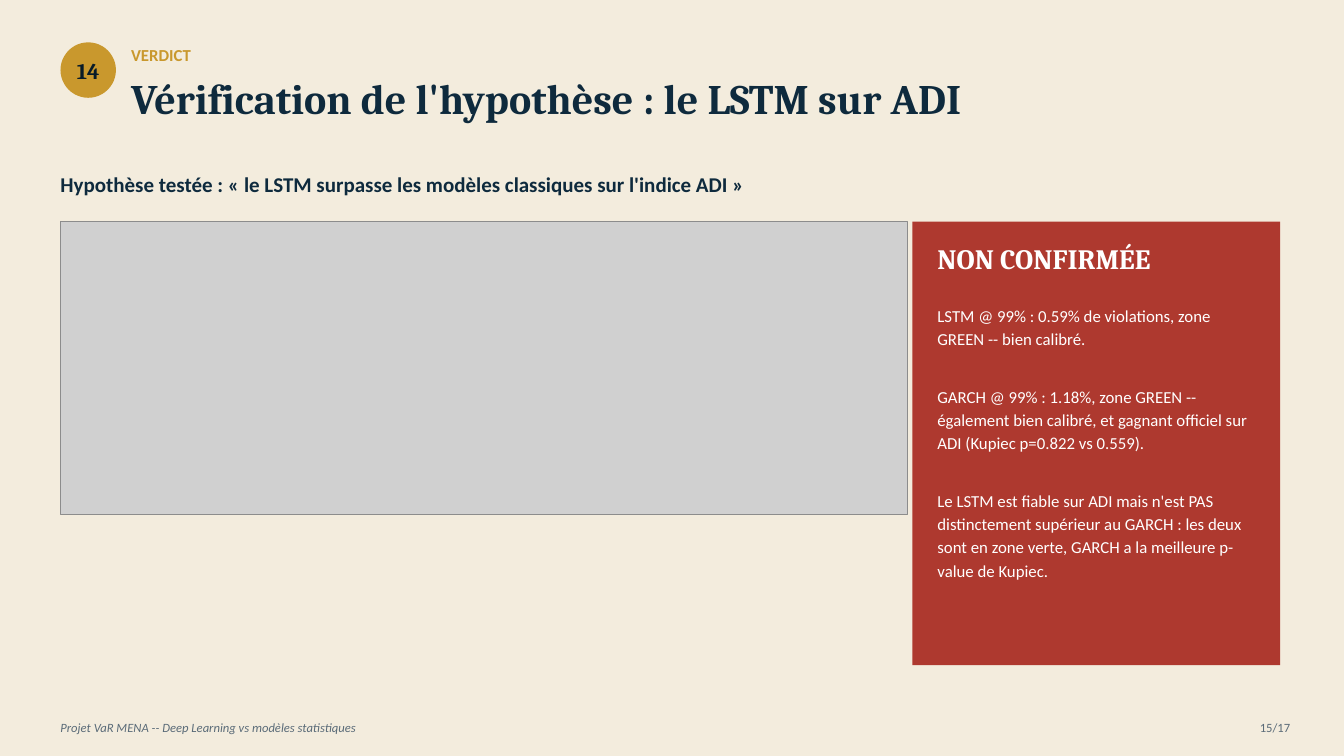
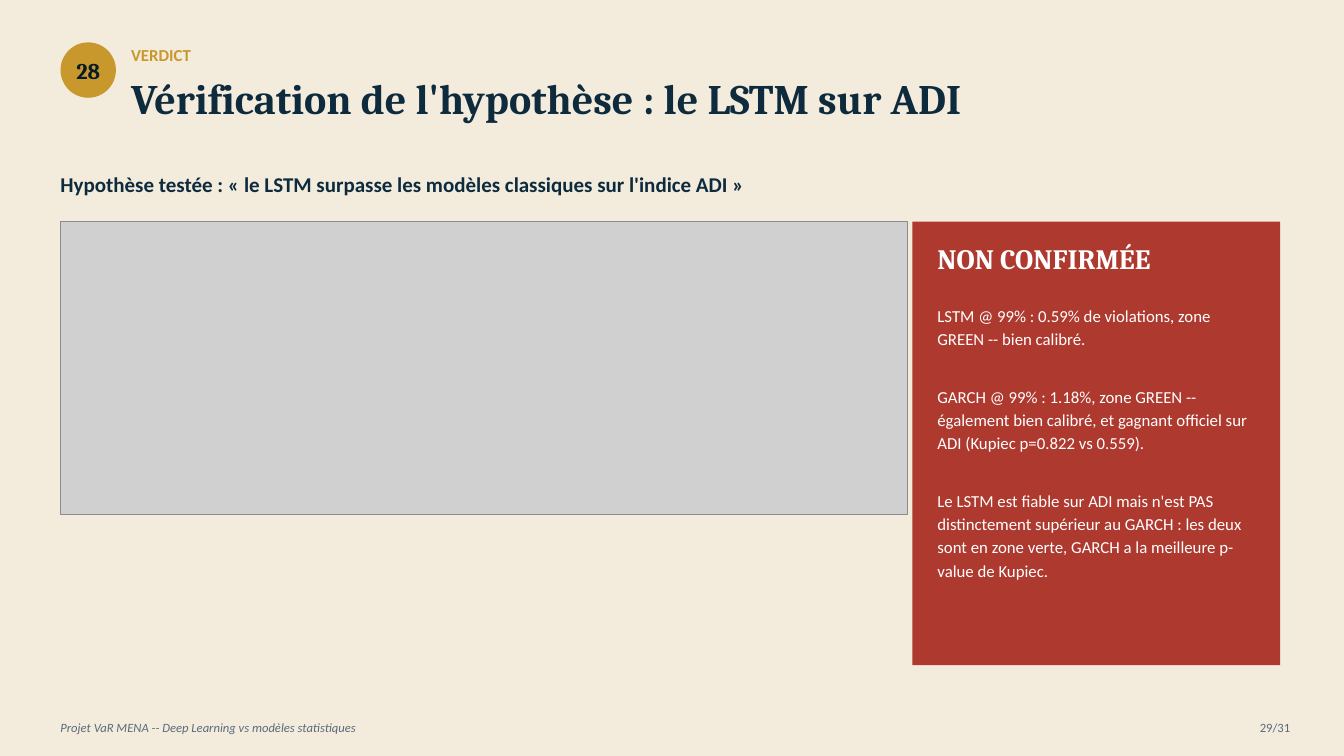
Before and after one commit to AhmedBenArfa/Projet-MENA-Series-temporelles, a slide deck: slide 29 of presentation/VaR_MENA.pptx (slide 15 before the commit). Drawn at 1344x756 pixels with LibreOffice and Linux fonts; fonts in the diff are those of the drawing; grey boxes stand for pictures. Boxes give left, top, right and bottom in pixels: in the first picture for what was removed or moved away, otherwise in the second. Text is boxed around its words. In the diff, an @@ line names an element or a change of style, - is before the commit and + after.

```diff
--- a/presentation/VaR_MENA.pptx
+++ b/presentation/VaR_MENA.pptx
@@ text in ellipse at <box>76,64,100,79</box>: text changed @@
-14
+28
@@ text at <box>1260,723,1290,732</box>: text changed @@
-15/17
+29/31
```
Also in this commit, not shown: 16 other slides changed, 14 slides added, 4 other files.
